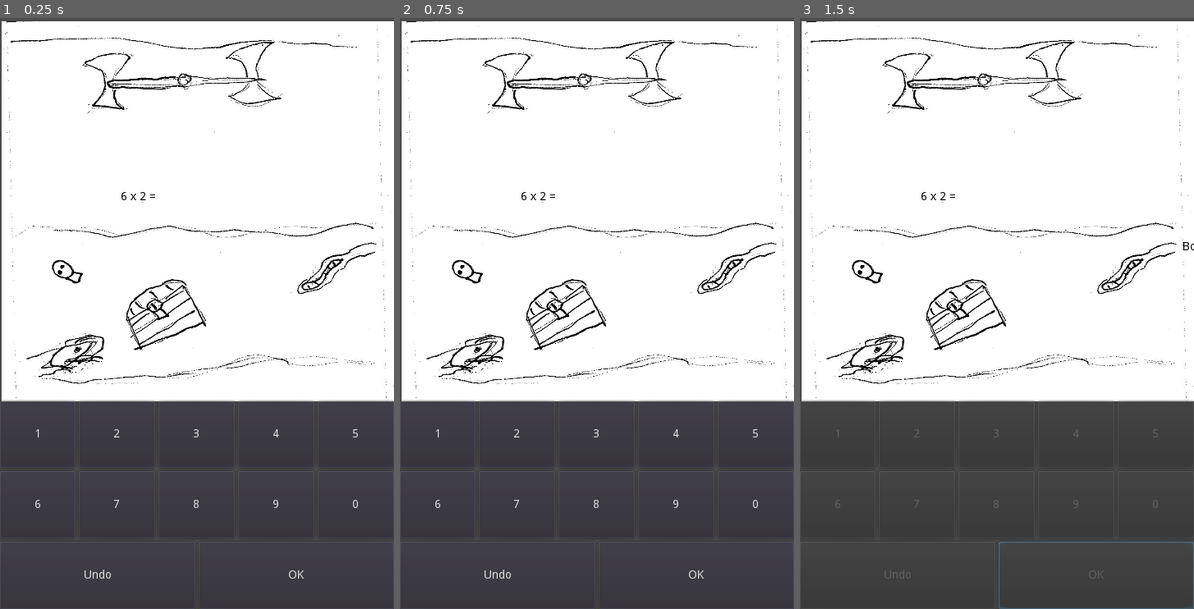
Above: before the commit, frames 1-3 (left to right).
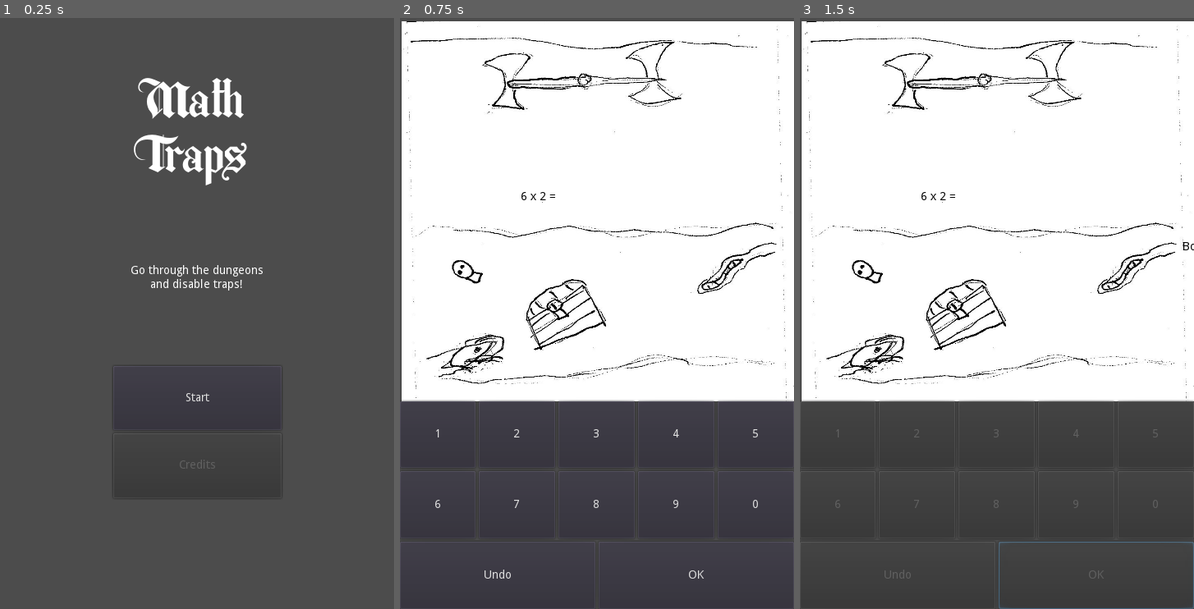
Above: after the commit, the same moments.

Repository: the-g-force/FamJam-May2020
Game: Godot game, scene res://src/TitleScene.tscn
The game is run twice, just before and just after one commit, with the same random seed, the same clock (stepped at 60 frames per second) and the same inputs. Before the commit the project starts from res://src/DefaultScene.tscn.
Inputs (mouse positions are in pixels of both pictures, inside the frame that each line leads up to):
- Up to frame 1 (0.25 s): no input
- Up to frame 2 (0.75 s): click (597, 396) at 0.5 s, where only the run after the commit has a clickable "Start"
- Up to frame 3 (1.5 s): click "OK" at 1.25 s

The runs differ from the first frame. In frame 1, 63% of the frame differs, in the area x 0-100%, y 0-95%; in frame 2, nothing differs; in frame 3, nothing differs.

Commit message:
Set default scene to title scene

Diff:
--- a/project/project.godot
+++ b/project/project.godot
@@ -21,7 +21,7 @@
 [application]
 
 config/name="FamJam-May2020"
-run/main_scene="res://src/DefaultScene.tscn"
+run/main_scene="res://src/TitleScene.tscn"
 config/icon="res://icon.png"
 
 [display]
